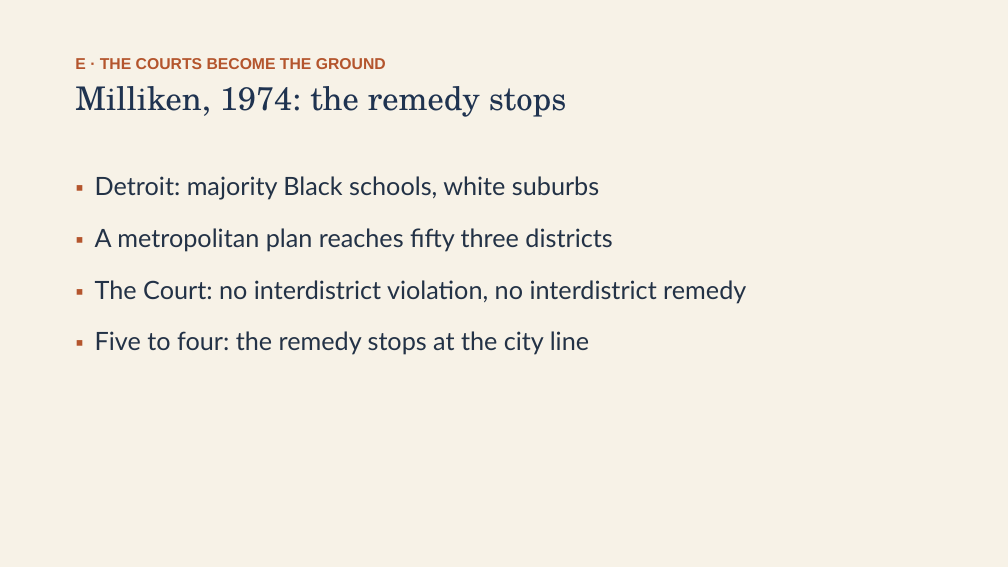
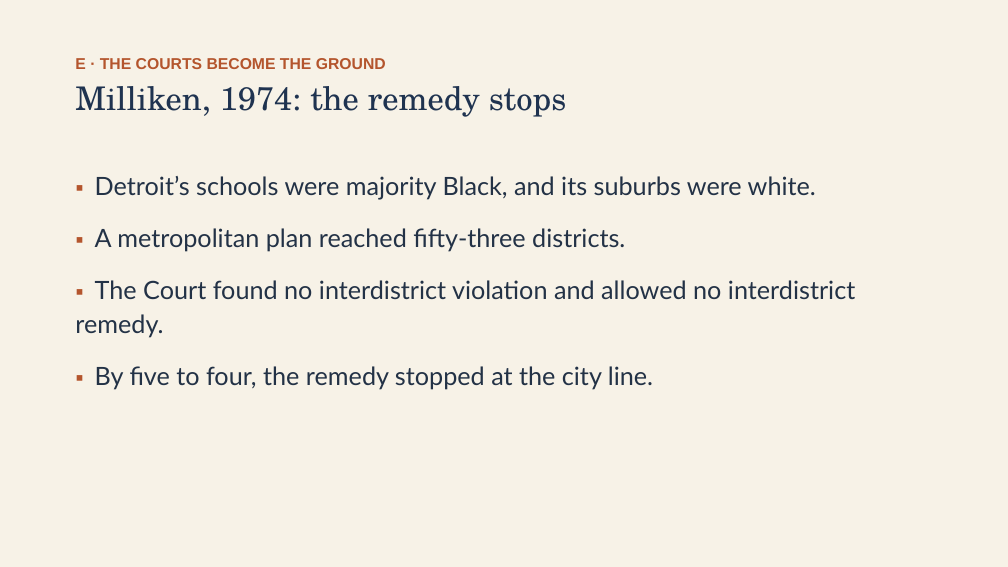
Before and after one commit to ab17gthb/humanities-curriculum-group, a slide deck: slide 16 of civil-rights/lesson-08/lesson-08-slides.pptx. Drawn at 1008x567 pixels with LibreOffice and Linux fonts; fonts in the diff are those of the drawing. Boxes give left, top, right and bottom in pixels: in the first picture for what was removed or moved away, otherwise in the second. Text is boxed around its words. In the diff, an @@ line names an element or a change of style, - is before the commit and + after.

```diff
--- a/civil-rights/lesson-08/lesson-08-slides.pptx
+++ b/civil-rights/lesson-08/lesson-08-slides.pptx
@@ text at (x1=75, y1=176, x2=855, y2=389): text changed @@
-▪ Detroit: majority Black schools, white suburbs
-▪ A metropolitan plan reaches fifty three districts
-▪ The Court: no interdistrict violation, no interdistrict remedy
-▪ Five to four: the remedy stops at the city line
+▪ Detroit’s schools were majority Black, and its suburbs were white.
+▪ A metropolitan plan reached fifty-three districts.
+▪ The Court found no interdistrict violation and allowed no interdistrict remedy.
+▪ By five to four, the remedy stopped at the city line.
```
Also in this commit, not shown: 7 other slides changed, 6 other files.
